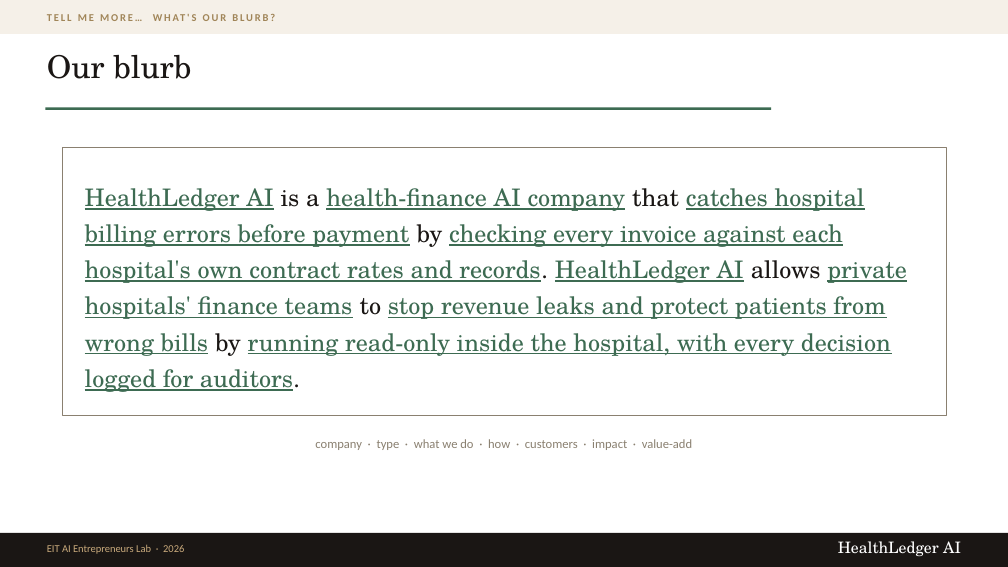
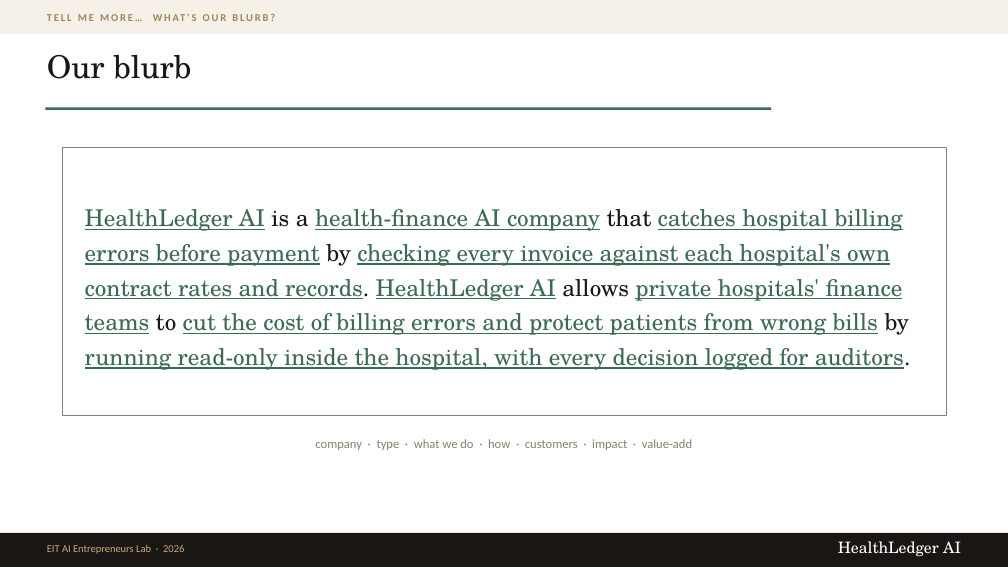
Before and after one commit to mrply97/AI, a slide deck: slide 5 of HealthLedgerAI_EIT_Pitch.pptx. Drawn at 1008x567 pixels with LibreOffice and Linux fonts; fonts in the diff are those of the drawing. Boxes give left, top, right and bottom in pixels: in the first picture for what was removed or moved away, otherwise in the second. Text is boxed around its words. In the diff, an @@ line names an element or a change of style, - is before the commit and + after.

```diff
--- a/HealthLedgerAI_EIT_Pitch.pptx
+++ b/HealthLedgerAI_EIT_Pitch.pptx
@@ text at (85, 209, 911, 370): text changed; size 23 to 22 pt @@
-HealthLedger AI is a health-finance AI company that catches hospital billing errors before payment by checking every invoice against each hospital's own contract rates and records. HealthLedger AI allows private hospitals' finance teams to stop revenue leaks and protect patients from wrong bills by running read-only inside the hospital, with every decision logged for auditors.
+HealthLedger AI is a health-finance AI company that catches hospital billing errors before payment by checking every invoice against each hospital's own contract rates and records. HealthLedger AI allows private hospitals' finance teams to cut the cost of billing errors and protect patients from wrong bills by running read-only inside the hospital, with every decision logged for auditors.
```
Also in this commit, not shown: 6 other slides changed, 1 slide added, 2 other files.
